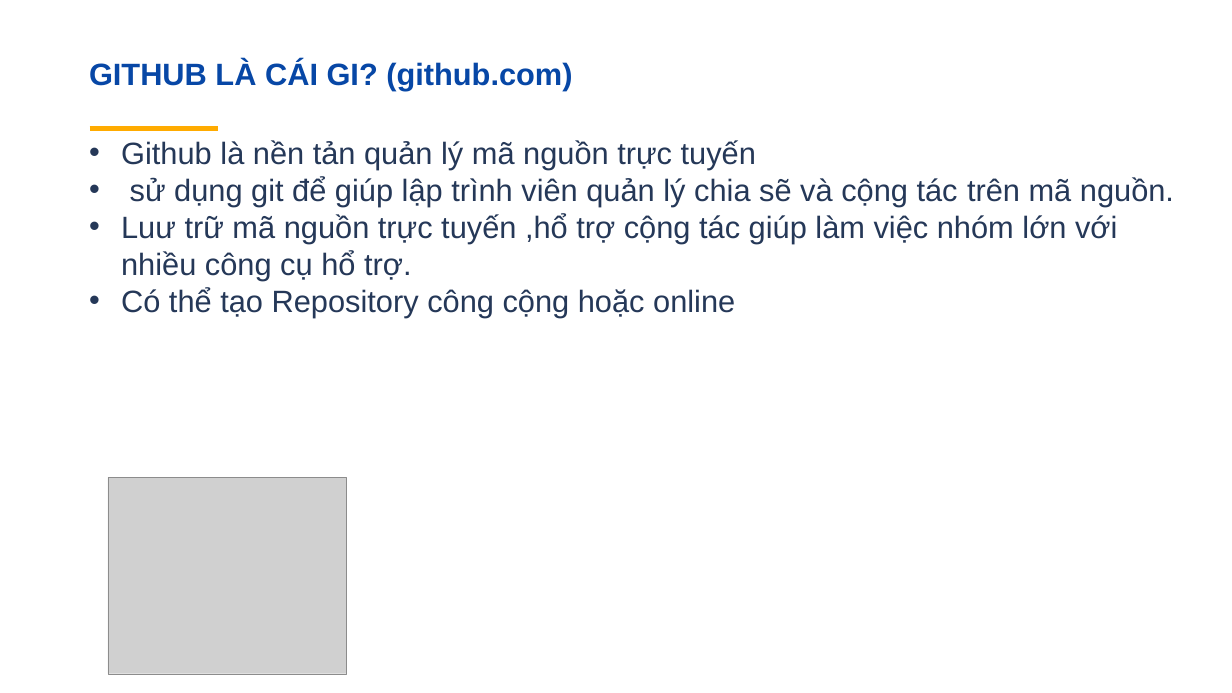
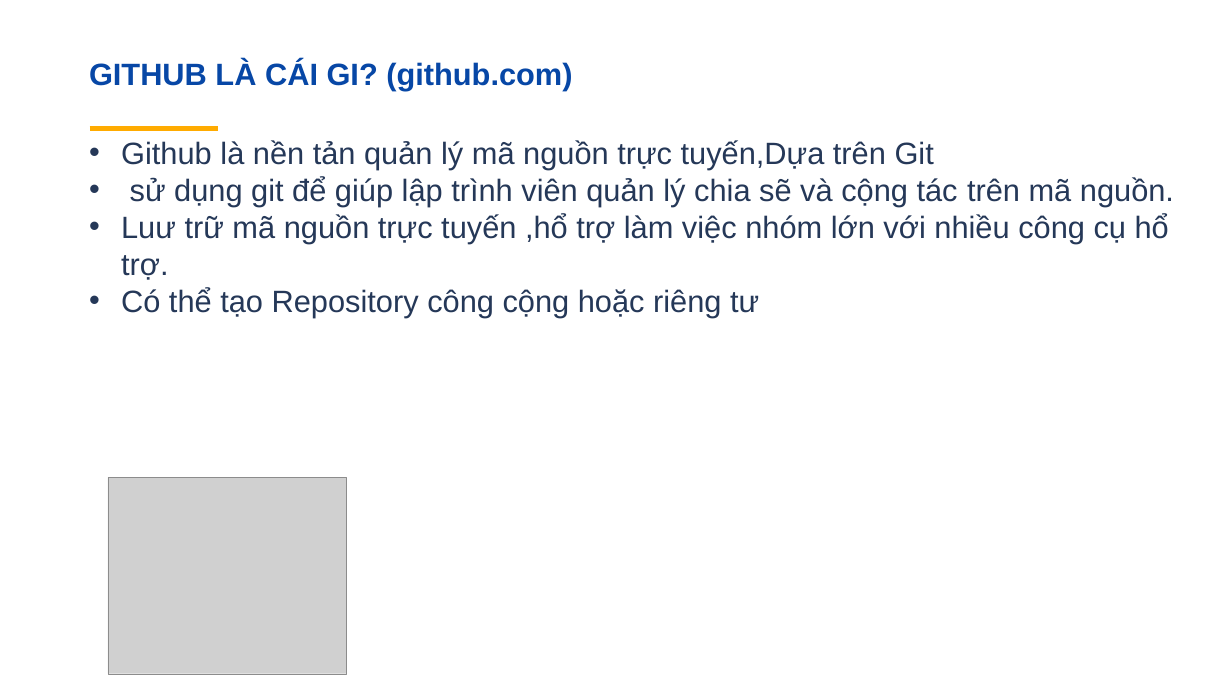
Before and after one commit to trannhutthien/textThietKeWeb, a slide deck: slide 6 of Git-presentation-16072017.pptx. Drawn at 1232x693 pixels with LibreOffice and Linux fonts; fonts in the diff are those of the drawing; grey boxes stand for pictures. Boxes give left, top, right and bottom in pixels: in the first picture for what was removed or moved away, otherwise in the second. Text is boxed around its words. In the diff, an @@ line names an element or a change of style, - is before the commit and + after.

```diff
--- a/Git-presentation-16072017.pptx
+++ b/Git-presentation-16072017.pptx
@@ text at [121, 140, 934, 169]: text changed @@
-• Github là nền tản quản lý mã nguồn trực tuyến
+• Github là nền tản quản lý mã nguồn trực tuyến,Dựa trên Git
@@ text at [121, 213, 1169, 317]: text changed @@
-• Luư trữ mã nguồn trực tuyến ,hổ trợ cộng tác giúp làm việc nhóm lớn với nhiều công cụ hổ trợ.
-• Có thể tạo Repository công cộng hoặc online
+• Luư trữ mã nguồn trực tuyến ,hổ trợ làm việc nhóm lớn với nhiều công cụ hổ trợ.
+• Có thể tạo Repository công cộng hoặc riêng tư
```
Also in this commit, not shown: 3 other slides changed, 2 slides removed, 2 other files.
